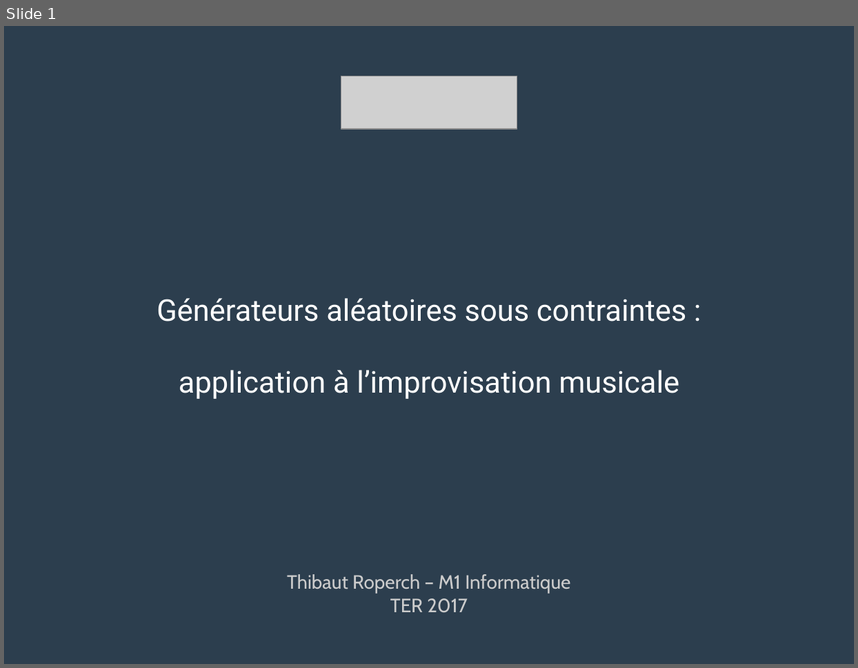
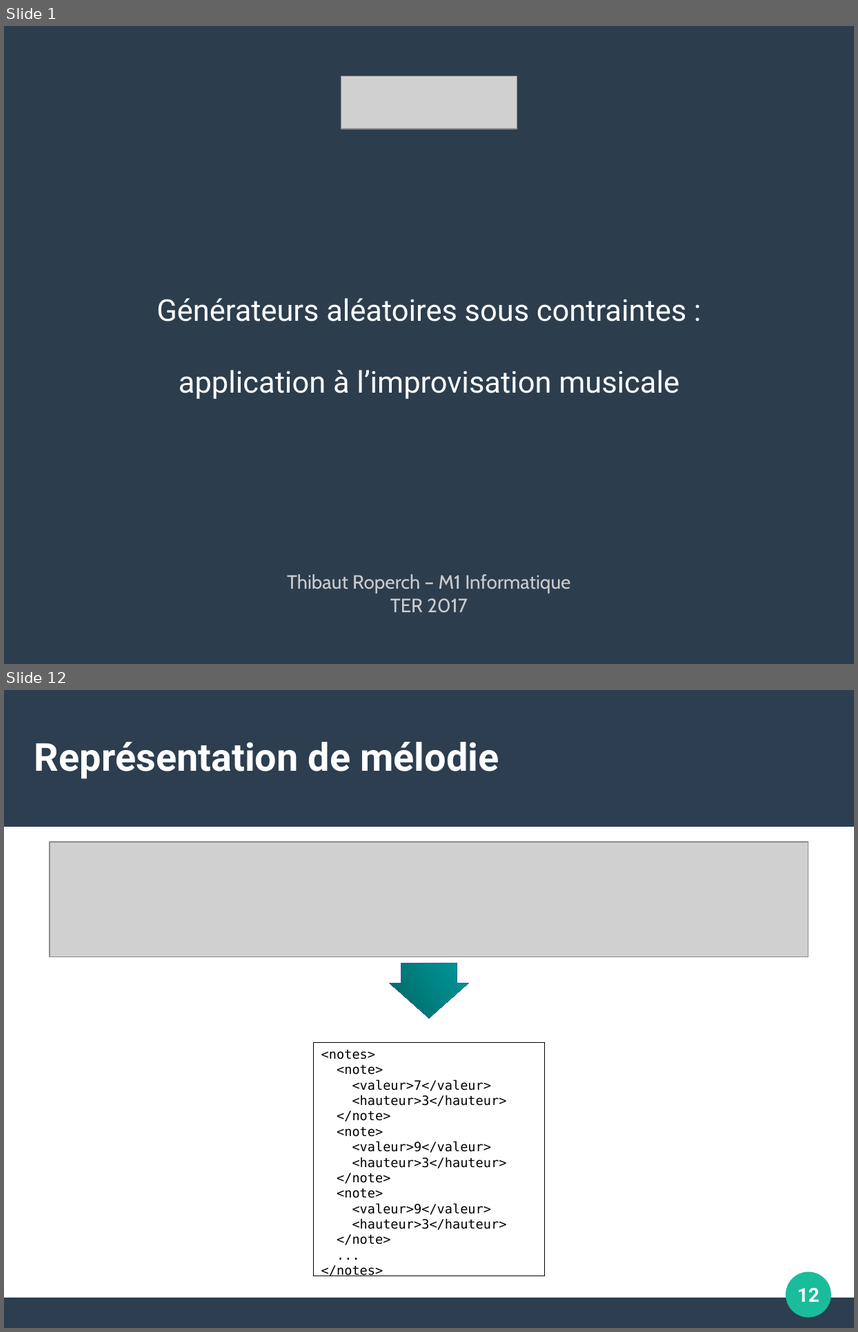
Before and after one commit to ThibautRoperch/ImproMusicale, a slide deck: Soutenance - Diapo.odp. Shown one above the other, each under a label of ours: slide 1 before the commit, slides 1 and 12 after it; the slides between them are not shown. The pictures are 858x668 and 858x1332 pixels, drawn with LibreOffice and Linux fonts; fonts in the diff are those of the drawing; grey boxes stand for pictures. Boxes give left, top, right and bottom in pixels: in the first picture for what was removed or moved away, otherwise in the second. Text is boxed around its words. In the diff, an @@ line names an element or a change of style, - is before the commit and + after.

```diff
--- a/Soutenance - Diapo.odp
+++ b/Soutenance - Diapo.odp
@@ slide 12 added at [4, 690, 854, 1328], background #FFFFFF; not listed: 2 template elements that a slide beside it also shows @@
@@ title added at [34, 742, 499, 779], 36 pt, text #FFFFFF, bold @@
+Représentation de mélodie
@@ picture added at [50, 842, 809, 957] @@
@@ right arrow added at [390, 963, 469, 1018], fill gradient #009999 to #006666, outline #3465A4 0 pt @@
@@ rectangle added at [314, 1043, 545, 1276], outline #000000 0 pt, 12 pt, text #000000 @@
+<notes>
+<note>
+<valeur>7</valeur>
+<hauteur>3</hauteur>
+</note>
+<note>
+<valeur>9</valeur>
+<hauteur>3</hauteur>
+</note>
+<note>
+<valeur>9</valeur>
+<hauteur>3</hauteur>
+</note>
+...
+</notes>
@@ ellipse added at [786, 1272, 832, 1317], fill #1ABC9C @@
@@ page number added at [797, 1288, 820, 1301], 18 pt, text #FFFFFF, bold @@
+12
```
Also in this commit, not shown: 8 slides changed, 13 other slides added, 3 slides removed, 8 other files.
